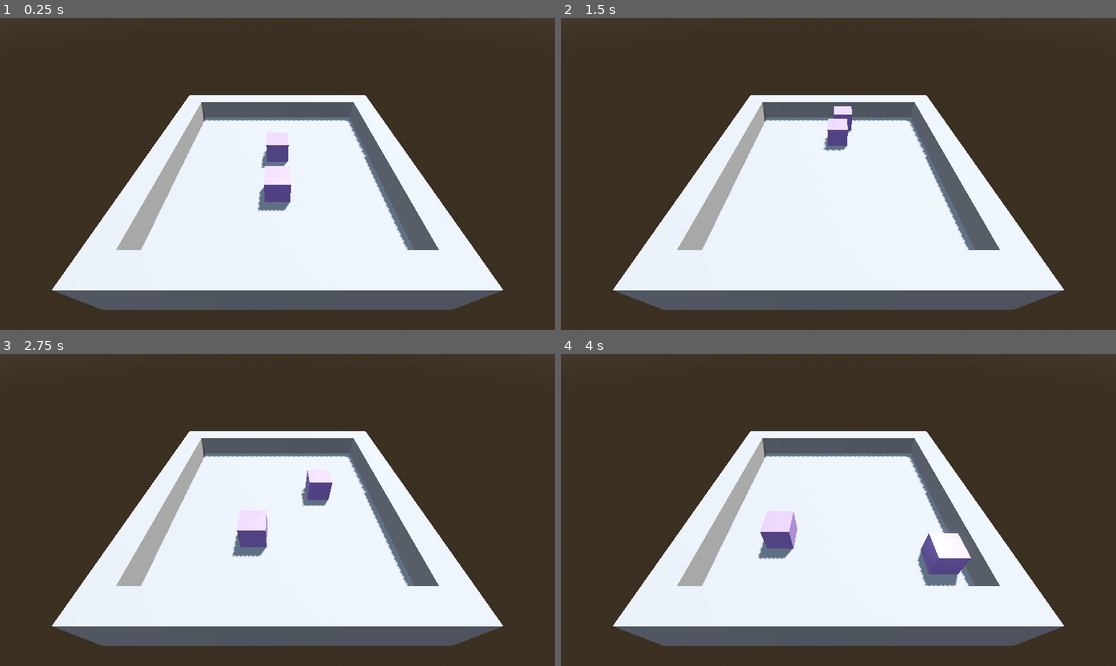
Above: before the commit, frames 1-4 (two rows, left to right).
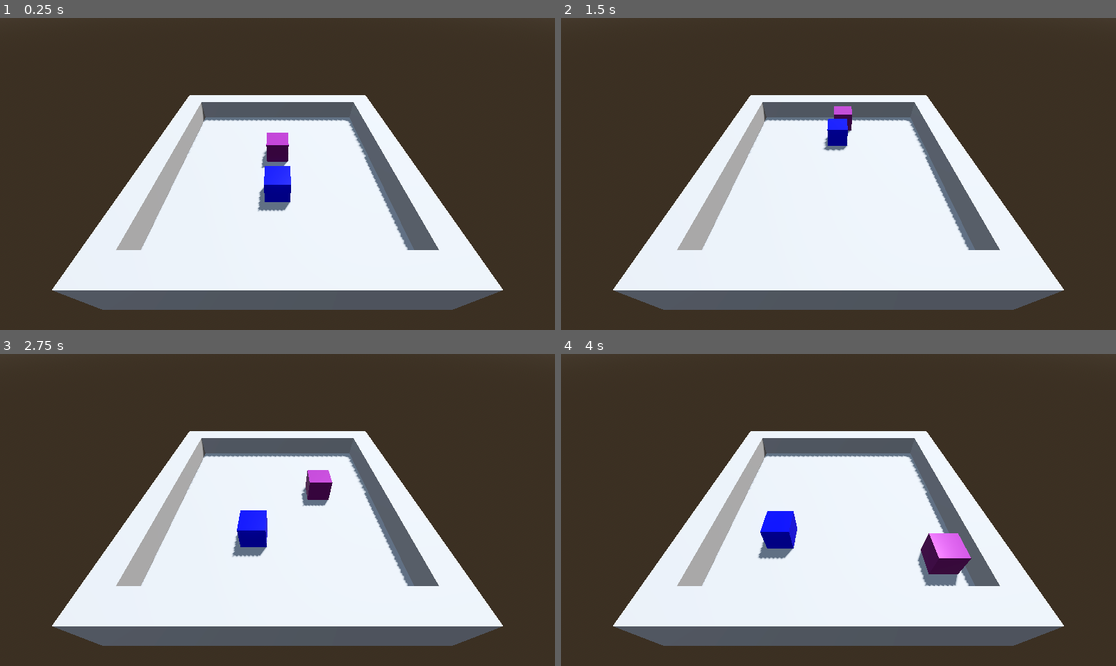
Above: after the commit, the same moments.

Repository: kosiyyu/masters-thesis
Game: Godot game, scene res://common/scenes/main.tscn
Same seed, same stepped clock (60 frames per second), same inputs: the game is played once before the commit and once after it.
Inputs:
- Up to frame 1 (0.25 s): no input
- Up to frame 2 (1.5 s): hold D (move_right) 0.53-1.28 s; hold S (move_back) from 1.28 s (still down)
- Up to frame 3 (2.75 s): release S (move_back) at 2.03 s; hold D (move_right) from 2.03 s (still down)
- Up to frame 4 (4 s): release D (move_right) at 2.78 s; hold W (move_forward) 2.78-3.53 s; hold A (move_left) from 3.53 s (still down)

The runs differ from the first frame. In frame 1, 0.9% of the frame differs, in the area x 47-53%, y 36-60%; in frame 2, 0.5%; in frame 3, 1.0%; in frame 4, 1.6%, in the area x 35-74%, y 50-71%.

Commit message:
Add color and automatic material set

Diff:
--- a/common/scenes/main.tscn
+++ b/common/scenes/main.tscn
@@ -65,6 +65,7 @@
 [node name="Player" parent="." instance=ExtResource("1_qyjsu")]
 transform = Transform3D(1, 0, 0, 0, 1, 0, 0, 0, 1, 0, 1, 0)
 script = ExtResource("2_83rqg")
+color = Color(0.518028, 0.14113, 0.527279, 1)
 
 [node name="Player2" parent="." instance=ExtResource("1_qyjsu")]
 transform = Transform3D(-5.96046e-08, 0, 1, 0, 1, 0, -1, 0, -5.96046e-08, 0, 1, 2.4)
--- a/common/scenes/player.tscn
+++ b/common/scenes/player.tscn
@@ -1,17 +1,7 @@
-[gd_scene load_steps=5 format=3 uid="uid://ds4vwfnaifds"]
-
-[ext_resource type="Shader" uid="uid://dro6lbryj7hj" path="res://common/shaders/player.gdshader" id="1_ue0rj"]
+[gd_scene load_steps=3 format=3 uid="uid://ds4vwfnaifds"]
 
 [sub_resource type="ConvexPolygonShape3D" id="ConvexPolygonShape3D_ue0rj"]
 points = PackedVector3Array(-0.5, -0.5, -0.5, 0.5, 0.5, 0.5, 0.5, -0.5, 0.5, 0.5, 0.5, -0.5, -0.5, 0.5, 0.5, 0.5, -0.5, -0.5, -0.5, -0.5, 0.5, -0.5, 0.5, -0.5)
-
-[sub_resource type="ShaderMaterial" id="ShaderMaterial_sip3s"]
-render_priority = 0
-shader = ExtResource("1_ue0rj")
-shader_parameter/player_color = Color(0.582943, 0.46439, 0.773617, 1)
-shader_parameter/roughness = 0.4
-shader_parameter/metallic = 0.1
-shader_parameter/specular = 0.5
 
 [sub_resource type="BoxMesh" id="BoxMesh_ajc8k"]
 
@@ -21,5 +11,4 @@
 shape = SubResource("ConvexPolygonShape3D_ue0rj")
 
 [node name="MeshInstance3D" type="MeshInstance3D" parent="."]
-material_override = SubResource("ShaderMaterial_sip3s")
 mesh = SubResource("BoxMesh_ajc8k")
--- a/common/scripts/player_movement.gd
+++ b/common/scripts/player_movement.gd
@@ -3,10 +3,12 @@
 @export var speed = 200
 @export var is_auto_mode = true
 @export var time_interval = 2.0
+@export var color = Color(0.0, 0.0, 1.0, 1.0)
 
 var rng = RandomNumberGenerator.new()
 var current_time = 0.0
 var current_direction = Vector3(0, 0, -1)
+var material = StandardMaterial3D.new()
 
 enum ColliderType {
 	CSG_COMBINER_3D,
@@ -17,8 +19,18 @@
 func _ready() -> void:
 	rng.randomize()
 
+	material.albedo_color = color
+	material.metallic = 0.5
+	material.roughness = 0.2
+
+	$MeshInstance3D.set_surface_override_material(0, material)
+
 func _detect_collision() -> Dictionary:
-	var result = {"collided": false, "normal": Vector3.ZERO, "colider_type": ColliderType.NULL}
+	var result: Dictionary = {
+		collided = false,
+		normal = Vector3.ZERO,
+		colider_type = ColliderType.NULL
+	}
 
 	var n: int = get_slide_collision_count()
 	for i in range(n):
